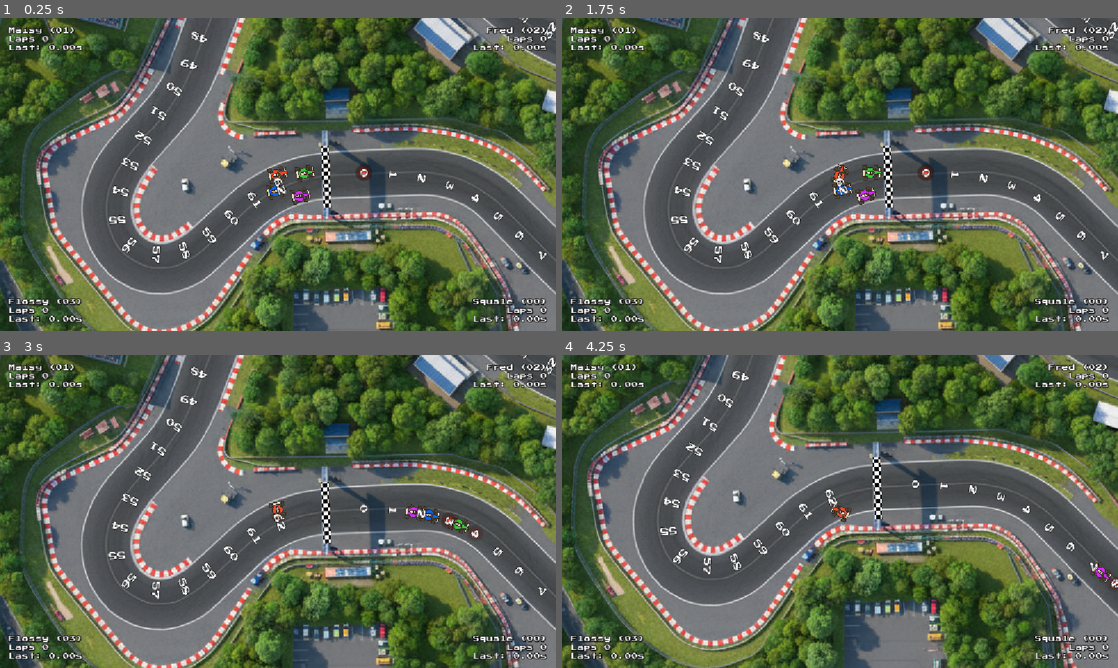
Above: before the commit, frames 1-4 (two rows, left to right).
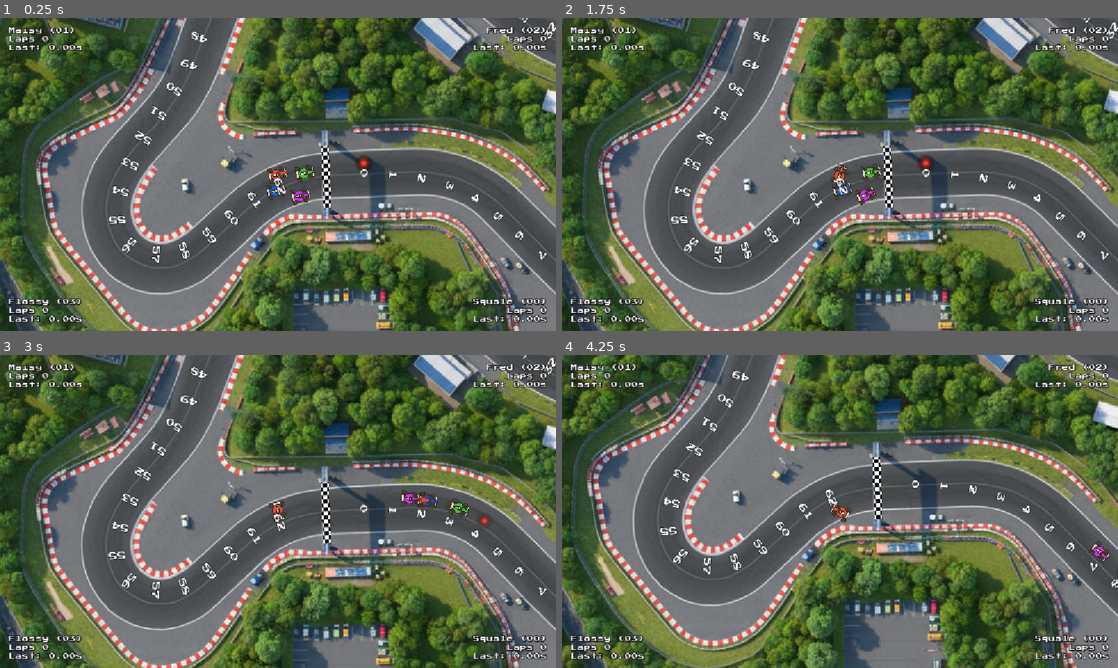
Above: after the commit, the same moments.

Repository: Pascal-Casier/godot-super-sprint-starter-main
Game: Godot game, scene res://Scenes/Track/Monza.tscn
Same seed, same stepped clock (60 frames per second), same inputs: the game is played once before the commit and once after it. This scene is started directly instead of the project's main scene.
Inputs (mouse positions are in pixels of both pictures, inside the frame that each line leads up to):
- Up to frame 1 (0.25 s): no input
- Up to frame 2 (1.75 s): tap Enter at 0.5 s; move the mouse to (962, 158) at 0.52 s; press the mouse at (962, 158) at 0.53 s; hold Right (ui_right) 0.53-1.28 s; tap S (start) at 1.25, 1.35 s; move the mouse to (728, 190) at 1.27 s; release the mouse at (728, 190) at 1.28 s; hold Left (ui_left) from 1.28 s (still down)
- Up to frame 3 (3 s): move the mouse to (333, 442) at 2.02 s; release Left (ui_left) at 2.03 s; press the mouse at (333, 442) at 2.03 s; hold Right (ui_right) 2.03-2.78 s; move the mouse to (250, 574) at 2.77 s; release the mouse at (250, 574) at 2.78 s; hold Up (ui_up) from 2.78 s (still down); tap S (start) at 2.85 s; click (250, 574) at 2.92 s
- Up to frame 4 (4.25 s): move the mouse to (1006, 558) at 3.52 s; release Up (ui_up) at 3.53 s; press the mouse at (1006, 558) at 3.53 s; hold Left (ui_left) from 3.53 s (still down)

The runs differ from the first frame. In frame 1, 0.1% of the frame differs, in the area x 64-67%, y 43-52%; in frame 2, 0.3%; in frame 3, 0.7%, in the area x 72-88%, y 43-59%; in frame 4, 0.2%.

Commit message:
fini video 20 ai deviation

Diff:
--- a/Scenes/Car/CpuCar.gd
+++ b/Scenes/Car/CpuCar.gd
@@ -36,7 +36,8 @@
 
 func set_next_waypoint(wp : Waypoint) -> void:
 	_next_waypoint = wp
-	_adjusted_waypoint_target = wp.global_position
+	#_adjusted_waypoint_target = wp.global_position
+	_adjusted_waypoint_target = wp.get_target_adjusted(-0.5)
 	target_sprite.global_position = _adjusted_waypoint_target
 
 func _physics_process(delta: float) -> void:
--- a/Scenes/Track/Track.gd
+++ b/Scenes/Track/Track.gd
@@ -28,7 +28,7 @@
 		if car is Car:
 			car.setup(verifications_holder.get_children().size())
 		if car is CpuCar:
-			car.set_next_waypoint(track_processor._first_waypoint)
+			car.set_next_waypoint(track_processor.first_waypoint)
 
 	race_controller.setup(cars, _track_curve)
 	game_ui.setup(cars)
--- a/Scenes/Track/Track.tscn
+++ b/Scenes/Track/Track.tscn
@@ -42,6 +42,7 @@
 [node name="TrackProcessor" parent="TrackPath" instance=ExtResource("5_2lgdg")]
 position = Vector2(1110, 547)
 rotation = 0.28805545
+max_path_deviation = 50.0
 
 [node name="OilContainer" type="Node" parent="."]
 
--- a/Scenes/TrackProcessor/TrackProcessor.gd
+++ b/Scenes/TrackProcessor/TrackProcessor.gd
@@ -8,11 +8,12 @@
 
 @export var interval : float = 50.0
 @export var grid_space : float = 75.0
+@export var max_path_deviation : float = 75.0
 @export var radius_curve : Curve
 
 var _waypoints : Array[Waypoint]
 
-var _first_waypoint: Waypoint:
+var first_waypoint: Waypoint:
 	get:
 		if _waypoints.size() == 0:
 			printerr("TrackProcessor first_waypoint not there")
@@ -50,11 +51,16 @@
 		progress += interval
 	await get_tree().physics_frame
 
+func setup_wp_collisions() -> void:
+	for wp in _waypoints:
+		wp.set_collider_data(max_path_deviation)
 
 func build_waypoint_data(holder : Node) -> void:
 	_waypoints.clear()
 	await generate_waypoints(holder)
 	connect_waypoints()
 	calculate_radius()
+	await get_tree().physics_frame
+	setup_wp_collisions()
 	for wp in _waypoints: print(wp)
 	build_completed.emit()
--- a/Scenes/Waypoints/Waypoint.gd
+++ b/Scenes/Waypoints/Waypoint.gd
@@ -3,10 +3,19 @@
 
 
 const MAX_RADIUS : float = 300.0
+const COLLISION_MARGIN : float = 10.0
 
 @onready var right_collision: RayCast2D = $RightCollision
 @onready var left_collision: RayCast2D = $LeftCollision
 @onready var label: Label = $Label
+
+var _left_collision_distance : float = 0.0
+var _right_collision_distance : float = 0.0
+var _left_collision_dir : Vector2 = Vector2.ZERO
+var _right_collision_dir : Vector2 = Vector2.ZERO
+var _max_path_deviation : float = 75.0
+
+
 
 var radius : float  = MAX_RADIUS:
 	get : return radius
@@ -48,9 +57,39 @@
 	var t: float = (adj - min_radius) / (MAX_RADIUS - min_radius)
 	radius_factor = radius_curve.sample(t)
 
+func set_collider_data(max_path_deviation : float) -> void:
+	_max_path_deviation = max_path_deviation
+
+	_left_collision_distance = left_collision.target_position.length()
+	_right_collision_distance = right_collision.target_position.length()
+
+	if left_collision.is_colliding():
+		var colp : Vector2 = left_collision.get_collision_point()
+		_left_collision_distance = global_position.distance_to(colp) - COLLISION_MARGIN
+		_left_collision_distance = max(0.0, _left_collision_distance)
+
+	if right_collision.is_colliding():
+		var colp : Vector2 = right_collision.get_collision_point()
+		_right_collision_distance = global_position.distance_to(colp) - COLLISION_MARGIN
+		_right_collision_distance = max(0.0, _right_collision_distance)
+
+	_left_collision_dir = Vector2.LEFT.rotated(rotation)
+	_right_collision_dir = Vector2.RIGHT.rotated(rotation)
+
+func get_target_adjusted(weight : float) -> Vector2:
+	if is_zero_approx(weight): return global_position
+	if weight > 0.0:
+		var deviation : float = weight * _right_collision_distance
+		deviation = clampf(deviation, -_max_path_deviation, _max_path_deviation)
+		return _right_collision_dir * deviation + global_position
+	else:
+		var deviation : float = weight * _left_collision_distance
+		deviation = clampf(deviation, -_max_path_deviation, _max_path_deviation)
+		return global_position - _left_collision_dir * deviation
+
 
 func _to_string() -> String:
-	return "%d next:%d prev: %d rad:%.2f fac %.2f " % [
+	return "%d next:%d prev: %d rad:%.2f fac %.2f lcd: %.2f rcd: %.2f" % [
 		number, next_waypoint.number,prev_waypoint.number,
-		radius, radius_factor
+		radius, radius_factor, _left_collision_distance, _right_collision_distance
 		]
